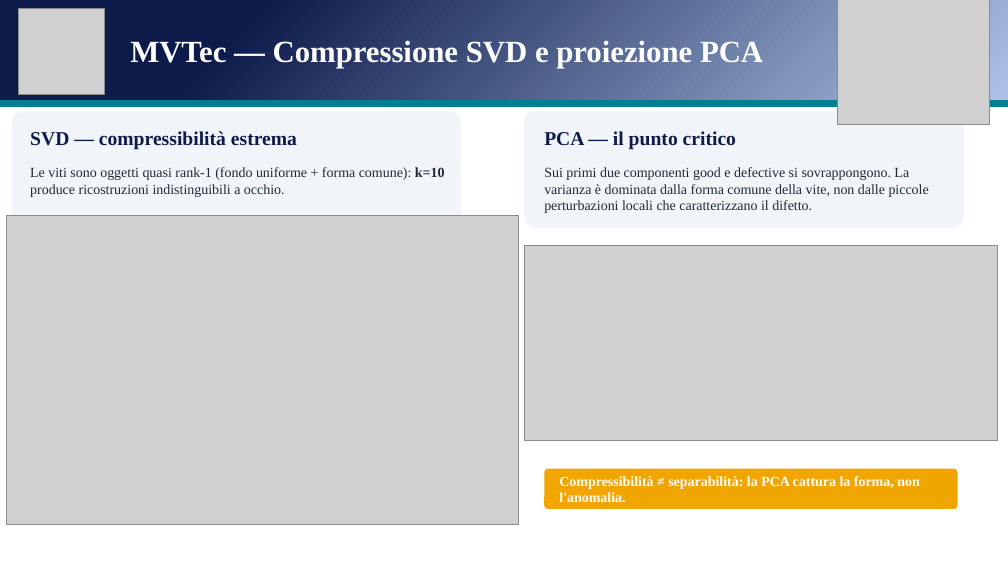
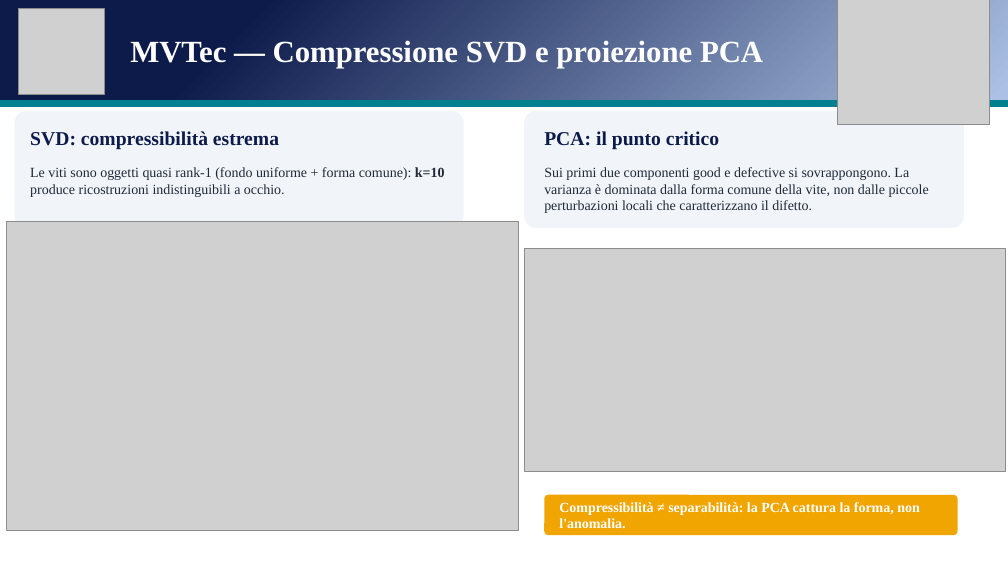
Before and after one commit to andreapatruno1/Image-Compression-and-Analysis, a slide deck: slide 19 of docs/SVD e PCA per l'analisi di immagini mediche.pptx. Drawn at 1008x567 pixels with LibreOffice and Linux fonts; fonts in the diff are those of the drawing; grey boxes stand for pictures. Boxes give left, top, right and bottom in pixels: in the first picture for what was removed or moved away, otherwise in the second. Text is boxed around its words. In the diff, an @@ line names an element or a change of style, - is before the commit and + after.

```diff
--- a/docs/SVD e PCA per l'analisi di immagini mediche.pptx
+++ b/docs/SVD e PCA per l'analisi di immagini mediche.pptx
@@ text at bbox=[30, 131, 279, 150]: text changed @@
-SVD — compressibilità estrema
+SVD: compressibilità estrema
@@ text at bbox=[544, 131, 719, 150]: text changed @@
-PCA — il punto critico
+PCA: il punto critico
@@ picture: place and size @@
-picture at bbox=[7, 216, 518, 524]
+picture at bbox=[7, 222, 518, 530]
@@ picture: place and size @@
-picture at bbox=[524, 246, 998, 442]
+picture at bbox=[524, 248, 1005, 472]
@@ rounded rectangle: place and size @@
-rounded rectangle at bbox=[544, 469, 958, 509]
+rounded rectangle at bbox=[544, 495, 958, 535]
@@ text "Compressibilità ≠ separabilità: la PCA ...": place and size @@
-text "Compressibilità ≠ separabilità: la PCA ..." at bbox=[559, 476, 920, 502]
+text "Compressibilità ≠ separabilità: la PCA ..." at bbox=[559, 502, 920, 528]
```
Also in this commit, not shown: 3 other slides changed, 1 other file.
